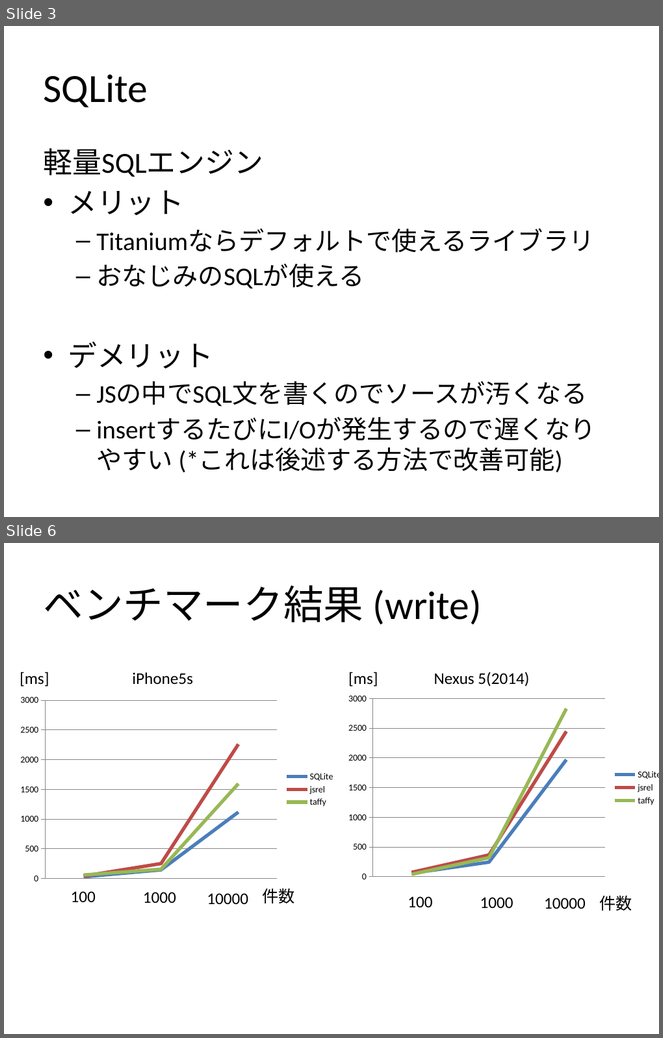
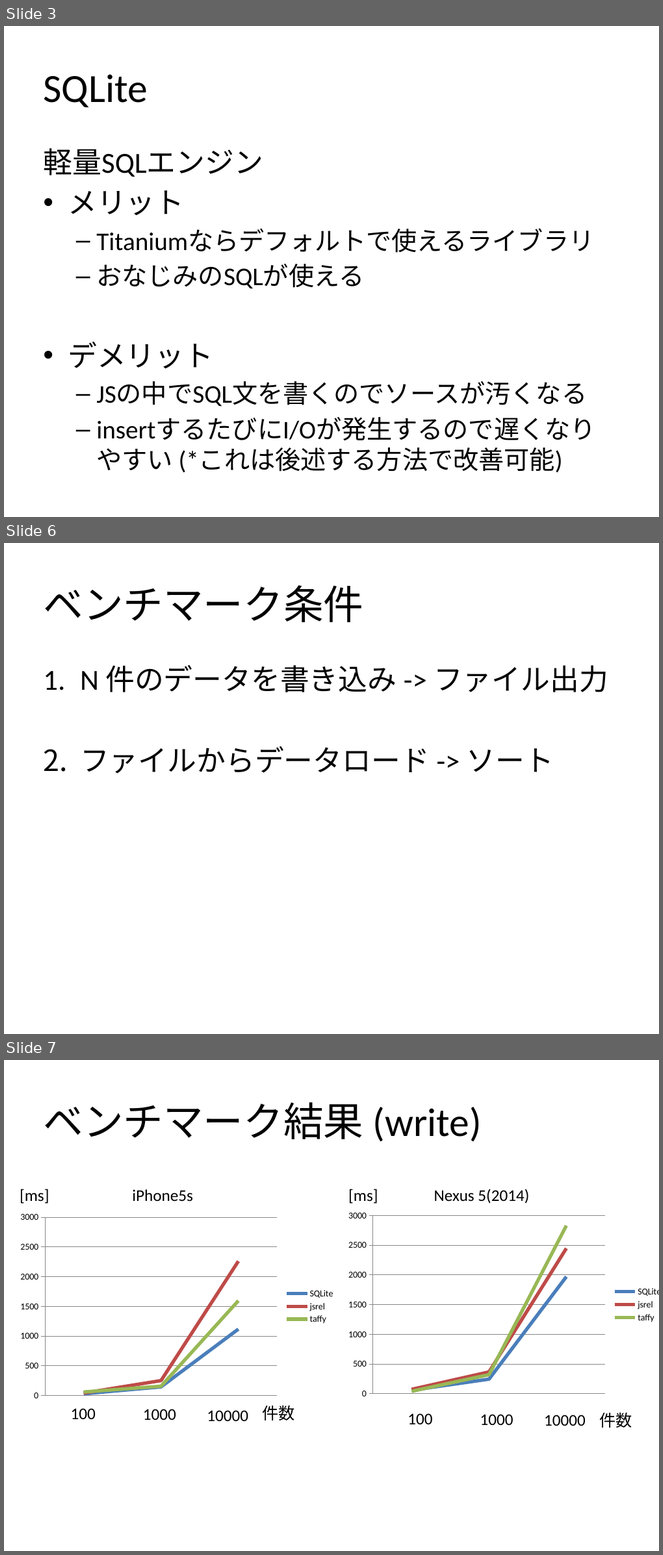
Before and after one commit to YoshikazuOota/storeTest, a slide deck: presentation.pptx. Shown one above the other, each under a label of ours: slides 3 and 6 before the commit, slides 3, 6 and 7 after it; the slides between them are not shown. The pictures are 663x1038 and 663x1555 pixels, drawn with LibreOffice and Linux fonts; fonts in the diff are those of the drawing. Boxes give left, top, right and bottom in pixels: in the first picture for what was removed or moved away, otherwise in the second. Text is boxed around its words. In the diff, an @@ line names an element or a change of style, - is before the commit and + after.

```diff
--- a/presentation.pptx
+++ b/presentation.pptx
@@ slide 6 added at bbox=[4, 543, 659, 1034], background #FFFFFF @@
@@ title added at bbox=[43, 585, 363, 622], 44 pt, text #000000 @@
+ベンチマーク条件
@@ text added at bbox=[80, 665, 608, 774], 32 pt, text #000000 @@
+1. N 件のデータを書き込み -> ファイル出力
+2. ファイルからデータロード -> ソート
@@ what was slide 6 is now slide 7 @@
```
Also in this commit, not shown: 2 slides changed, 2 other slides added.
